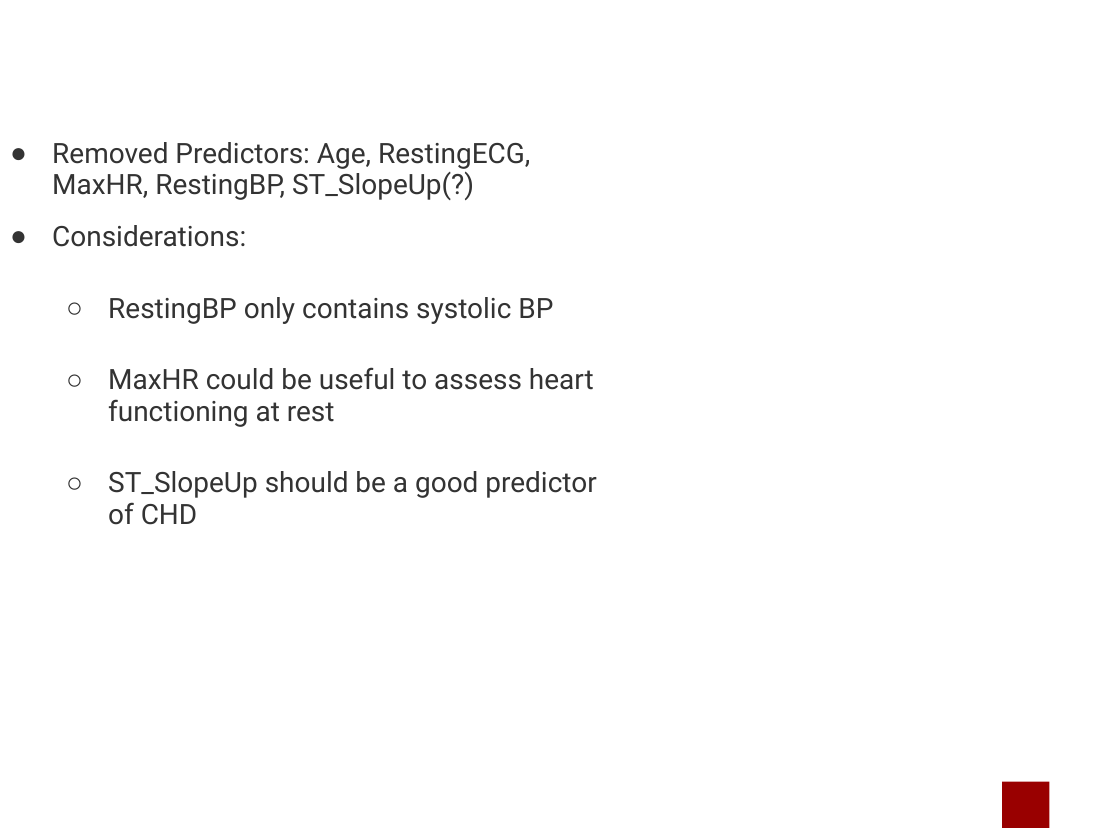
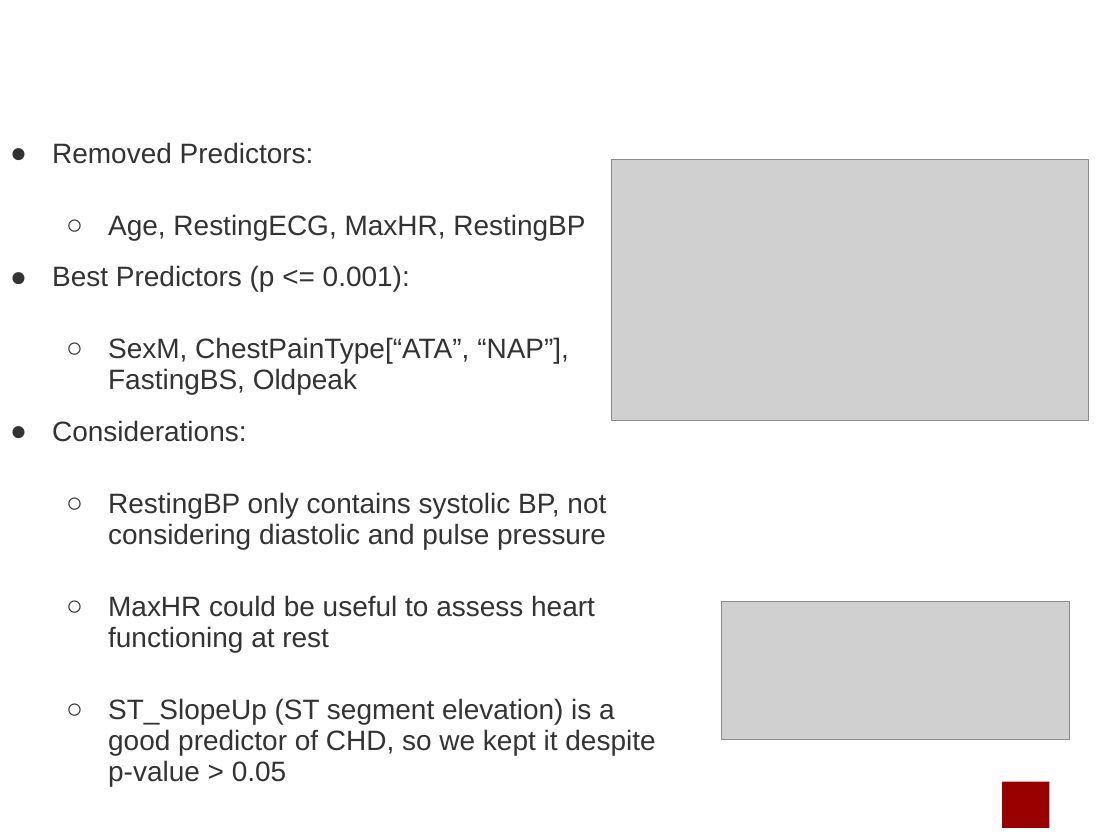
Before and after one commit to marcouderzo/CoronaryHeartDisease-Prediction, a slide deck: slide 11 of slides.pptx. Drawn at 1120x840 pixels with LibreOffice and Linux fonts; fonts in the diff are those of the drawing; grey boxes stand for pictures; background and template pictures are left out. Boxes give left, top, right and bottom in pixels: in the first picture for what was removed or moved away, otherwise in the second. Text is boxed around its words. In the diff, an @@ line names an element or a change of style, - is before the commit and + after.

```diff
--- a/slides.pptx
+++ b/slides.pptx
@@ text at <box>52,142,585,395</box>: text changed; font Roboto to Arial @@
-● Removed Predictors: Age, RestingECG, MaxHR, RestingBP, ST_SlopeUp(?)
+● Removed Predictors:
+  ○ Age, RestingECG, MaxHR, RestingBP
+● Best Predictors (p <= 0.001):
+  ○ SexM, ChestPainType[“ATA”, “NAP”], FastingBS, Oldpeak
@@ picture added at <box>612,160,1089,421</box> @@
@@ text at <box>52,420,595,652</box>: font Roboto to Arial in "Considerations:", "MaxHR could be useful to assess heart ..." @@
@@ text at <box>108,492,606,549</box>: text changed; font Roboto to Arial @@
-  ○ RestingBP only contains systolic BP
+  ○ RestingBP only contains systolic BP, not considering diastolic and pulse pressure
@@ picture added at <box>721,601,1070,739</box> @@
@@ text at <box>108,698,655,782</box>: text changed; font Roboto to Arial @@
-  ○ ST_SlopeUp should be a good predictor of CHD
+  ○ ST_SlopeUp (ST segment elevation) is a good predictor of CHD, so we kept it despite p-value > 0.05
```
Also in this commit, not shown: 11 other slides changed, 2 slides added, 2 other files.
